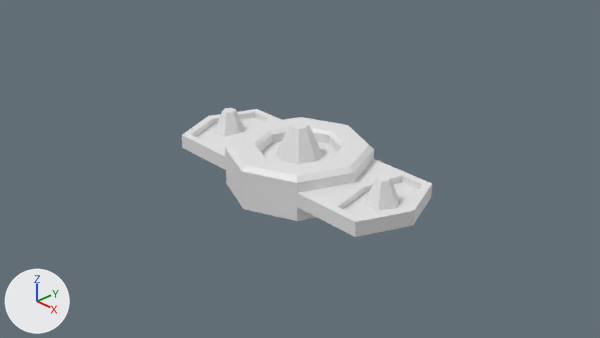
One commit to the Blender file Assets/Models/ConditionalNode/conditional_node/conditional_node.blend: the scene before it, then after it.
The view is the same before and after, from the file's camera 'Camera'. Every picture has the same lights, and +X, +Y and +Z are marked at lower left.
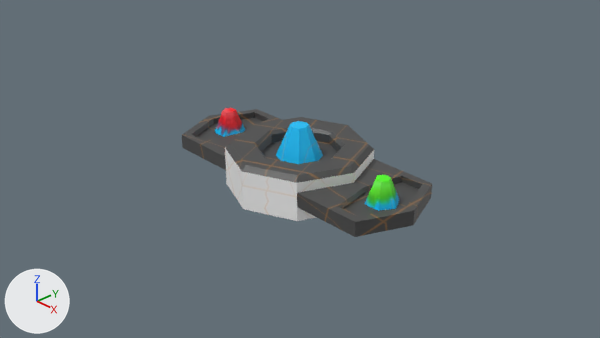
What differs and where, as boxes [x1, y1, x2, y2] in the pictures (600 x 338 px):
'Cylinder', recoloured (white to grey): [182, 108, 432, 237] in both

What changed in the scene script:
```text
Add img_conditional_node_albedo_png:
    img_conditional_node_albedo_png = load_image('conditional_node_Albedo.png', 'conditional_node_Albedo-edited.png', 512, 512, 'sRGB')
Add mat_material_001:
    mat_material_001 = principled_material('Material.001')
    mat_material_001.texture = img_conditional_node_albedo_png
Change me_cylinder:
    where me_cylinder.from_pydata(...)  # 154 vertices, 160 faces; spans x -1.99..1.99, y -1.0..1.0, z -0.3..0.58
    add me_cylinder.materials.append(mat_material_001)  # picture img_conditional_node_albedo_png
```
